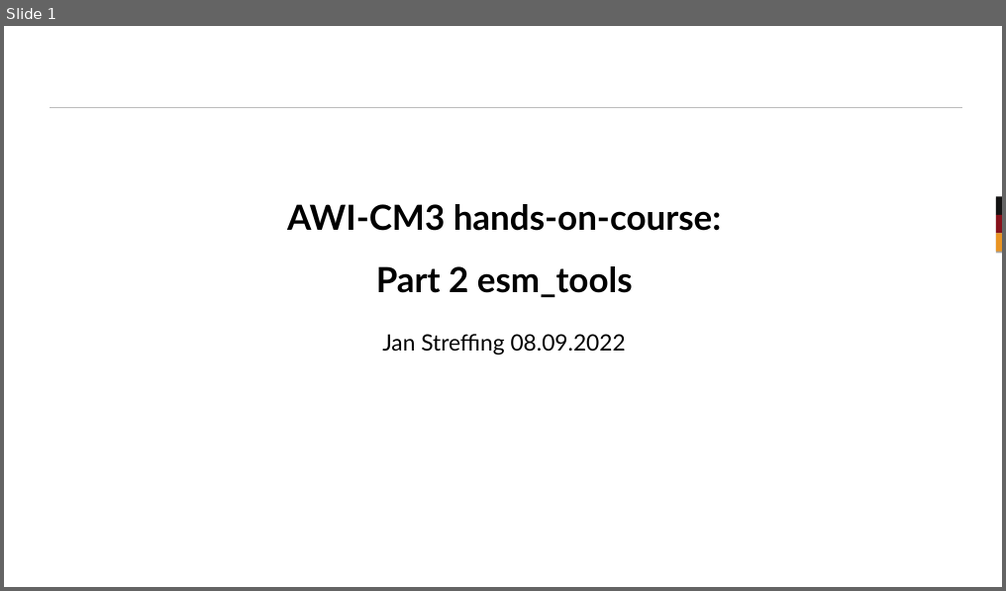
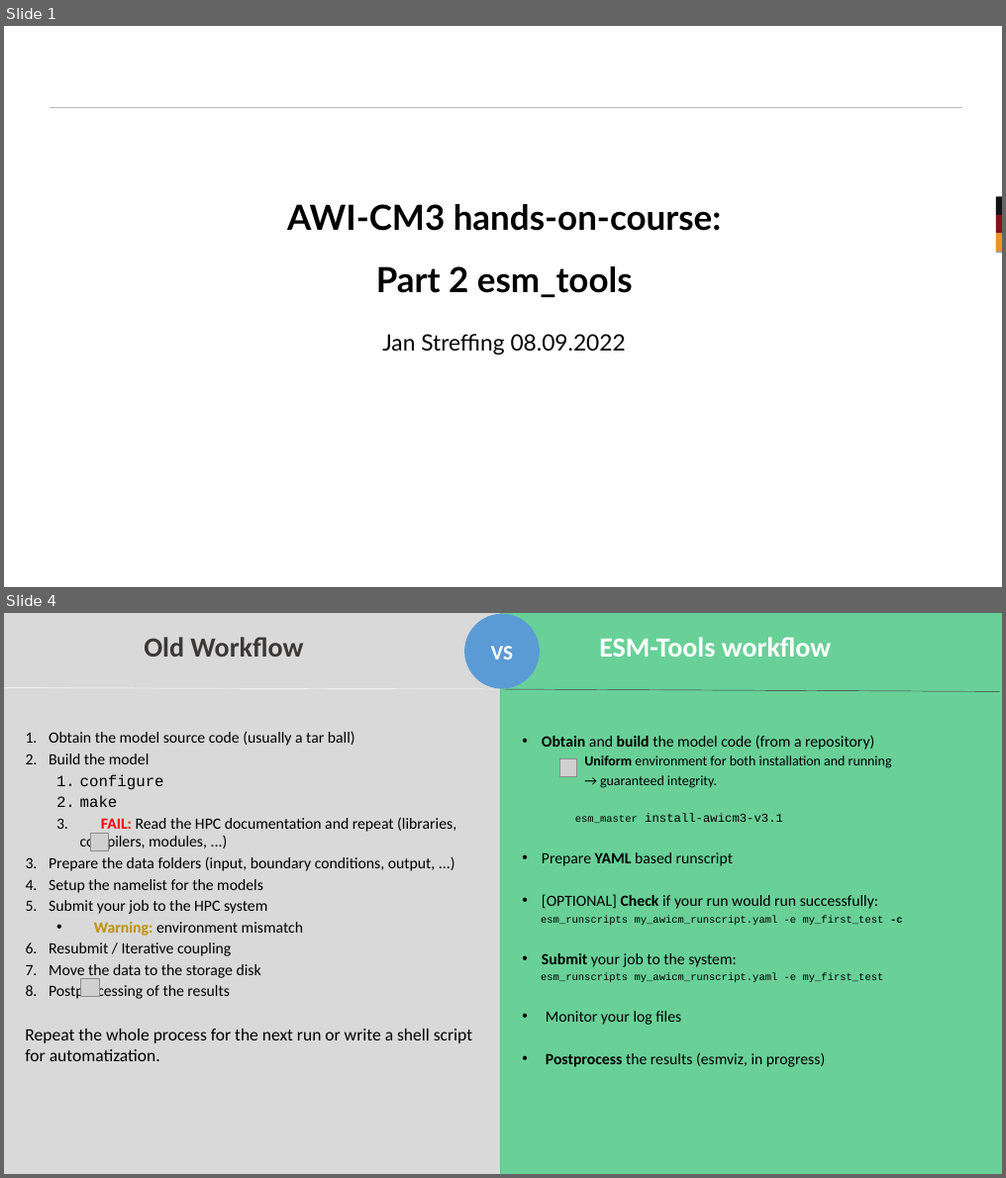
Before and after one commit to AWI-CM3/hands-on-course, a slide deck: 02_install_esm_tools.odp. Shown one above the other, each under a label of ours: slide 1 before the commit, slides 1 and 4 after it; the slides between them are not shown. The pictures are 1006x591 and 1006x1178 pixels, drawn with LibreOffice and Linux fonts; fonts in the diff are those of the drawing; grey boxes stand for pictures; background and template pictures are left out. Boxes give left, top, right and bottom in pixels: in the first picture for what was removed or moved away, otherwise in the second. Text is boxed around its words. In the diff, an @@ line names an element or a change of style, - is before the commit and + after.

Commit message:
adding install odps

```diff
--- a/02_install_esm_tools.odp
+++ b/02_install_esm_tools.odp
@@ slide 4 added at (x1=4, y1=613, x2=1002, y2=1174), background #FFFFFF @@
@@ rectangle added at (x1=4, y1=613, x2=500, y2=1174), fill #BFBFBF at 59% opacity @@
@@ text added at (x1=144, y1=637, x2=303, y2=657), 32 pt, text #3B3838, bold @@
+Old Workflow
@@ ellipse added at (x1=464, y1=614, x2=540, y2=688), fill #5B9BD5, 24 pt, text #FFFFFF, bold @@
+VS
@@ rectangle added at (x1=500, y1=613, x2=1002, y2=1174), fill #00B050 at 59% opacity @@
@@ text added at (x1=599, y1=637, x2=831, y2=657), 32 pt, text #FFFFFF, bold @@
+ESM-Tools workflow
@@ line added from (4, 688) to (506, 689), #FFFFFF 0.51 pt @@
@@ line added from (500, 689) to (999, 691), #3B3838 0.51 pt @@
@@ text added at (x1=25, y1=731, x2=472, y2=1061), 18 pt, text #000000 @@
+1. Obtain the model source code (usually a tar ball)
+2. Build the model
+  1. configure
+  2. make
+  3. FAIL: Read the HPC documentation and repeat (libraries, compilers, modules, ...)
+3. Prepare the data folders (input, boundary conditions, output, ...)
+4. Setup the namelist for the models
+5. Submit your job to the HPC system
+  • Warning: environment mismatch
+6. Resubmit / Iterative coupling
+7. Move the data to the storage disk
+8. Postprocessing of the results
+Repeat the whole process for the next run or write a shell script for automatization.
@@ text added at (x1=541, y1=736, x2=903, y2=1067), 18 pt, text #000000 @@
+• Obtain and build the model code (from a repository)
+Uniform environment for both installation and running
+→ guaranteed integrity.
+esm_master install-awicm3-v3.1
+• Prepare YAML based runscript
+• [OPTIONAL] Check if your run would run successfully:
+esm_runscripts my_awicm_runscript.yaml -e my_first_test -c
+• Submit your job to the system:
+esm_runscripts my_awicm_runscript.yaml -e my_first_test
+• Monitor your log files
+• Postprocess the results (esmviz, in progress)
@@ picture added at (x1=559, y1=759, x2=576, y2=777) @@
@@ picture added at (x1=91, y1=833, x2=109, y2=851) @@
@@ picture added at (x1=80, y1=978, x2=99, y2=996) @@
```
Also in this commit, not shown: 6 other slides added, 2 other files.
